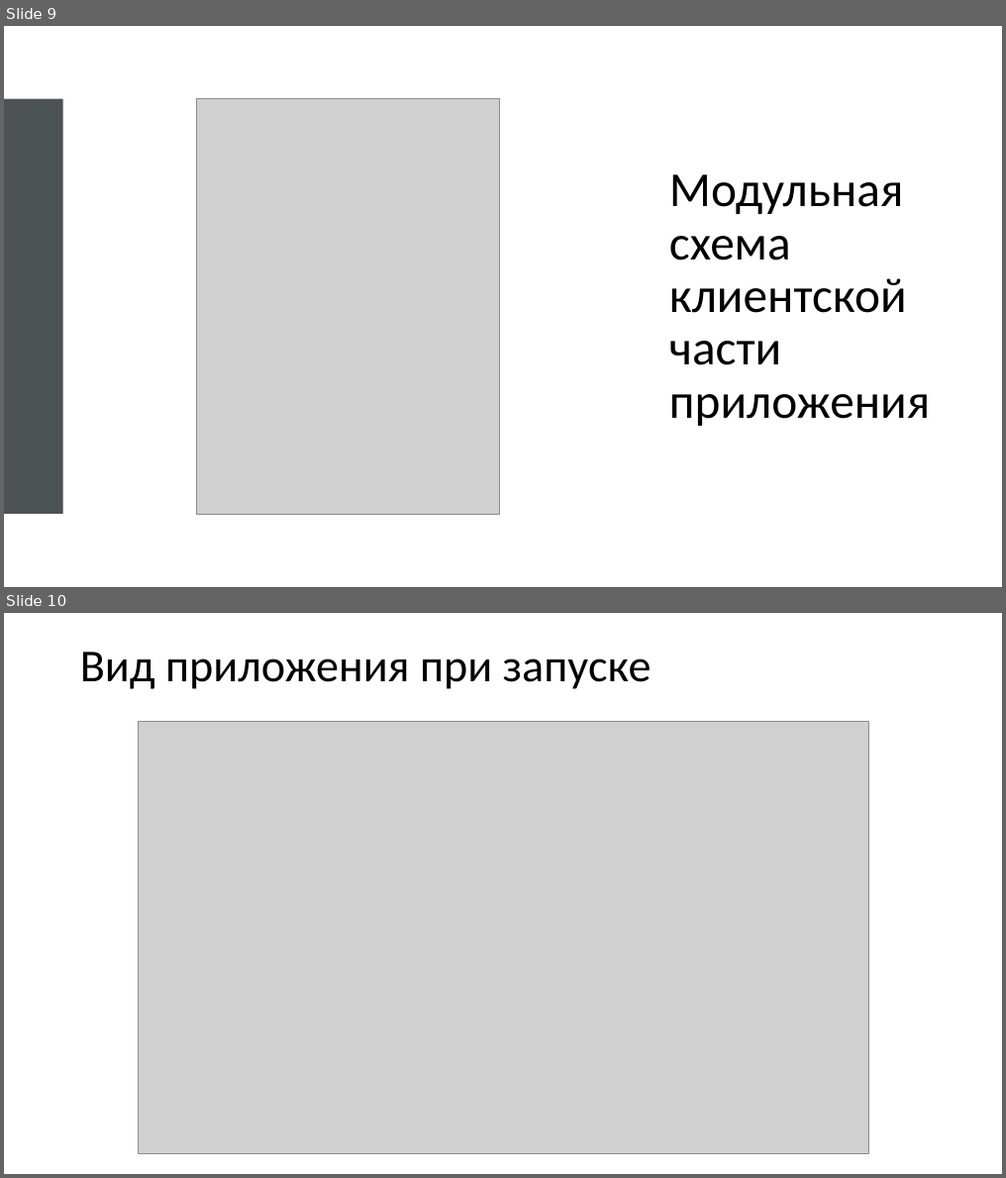
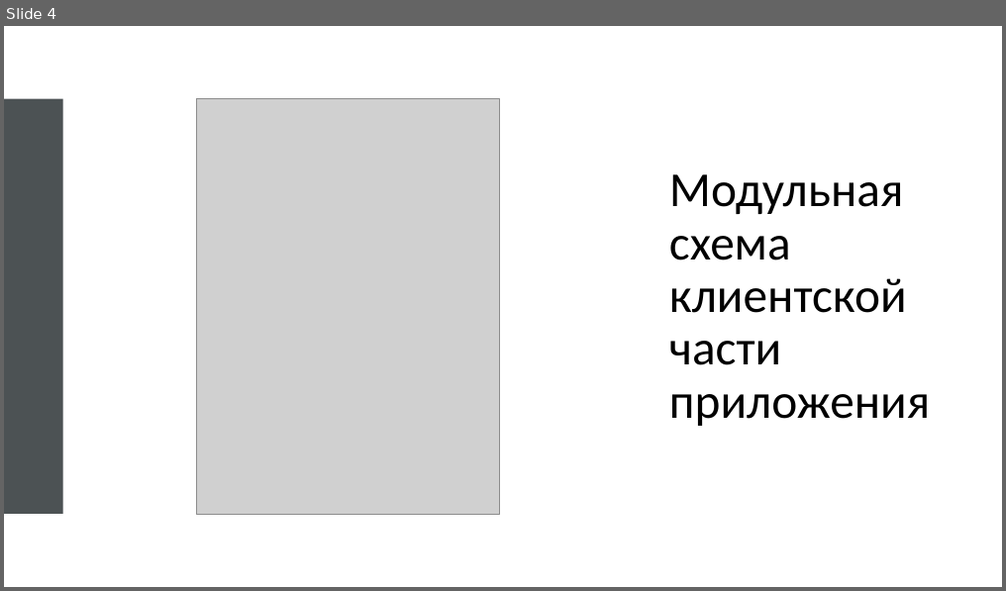
Before and after one commit to CreeptonIsReal/BookingRepCourseProject, a slide deck: Материалы/Prezentatsia_k_kursovomu_proektu (1).pptx. Shown one above the other, each under a label of ours: slides 9 and 10 before the commit, slide 4 after it. The pictures are 1006x1178 and 1006x591 pixels, drawn with LibreOffice and Linux fonts; fonts in the diff are those of the drawing; grey boxes stand for pictures. Boxes give left, top, right and bottom in pixels: in the first picture for what was removed or moved away, otherwise in the second. Text is boxed around its words. In the diff, an @@ line names an element or a change of style, - is before the commit and + after.

```diff
--- a/Материалы/Prezentatsia_k_kursovomu_proektu (1).pptx
+++ b/Материалы/Prezentatsia_k_kursovomu_proektu (1).pptx
@@ slide 10 removed at box(4, 613, 1002, 1174), background #FFFFFF @@
@@ title removed at box(80, 652, 651, 689) @@
-Вид приложения при запуске
@@ picture removed at box(138, 722, 868, 1155) @@
@@ what was slide 9 is now slide 4 @@
```
Also in this commit, not shown: 1 slide changed, 10 other slides removed, 1 other file.
